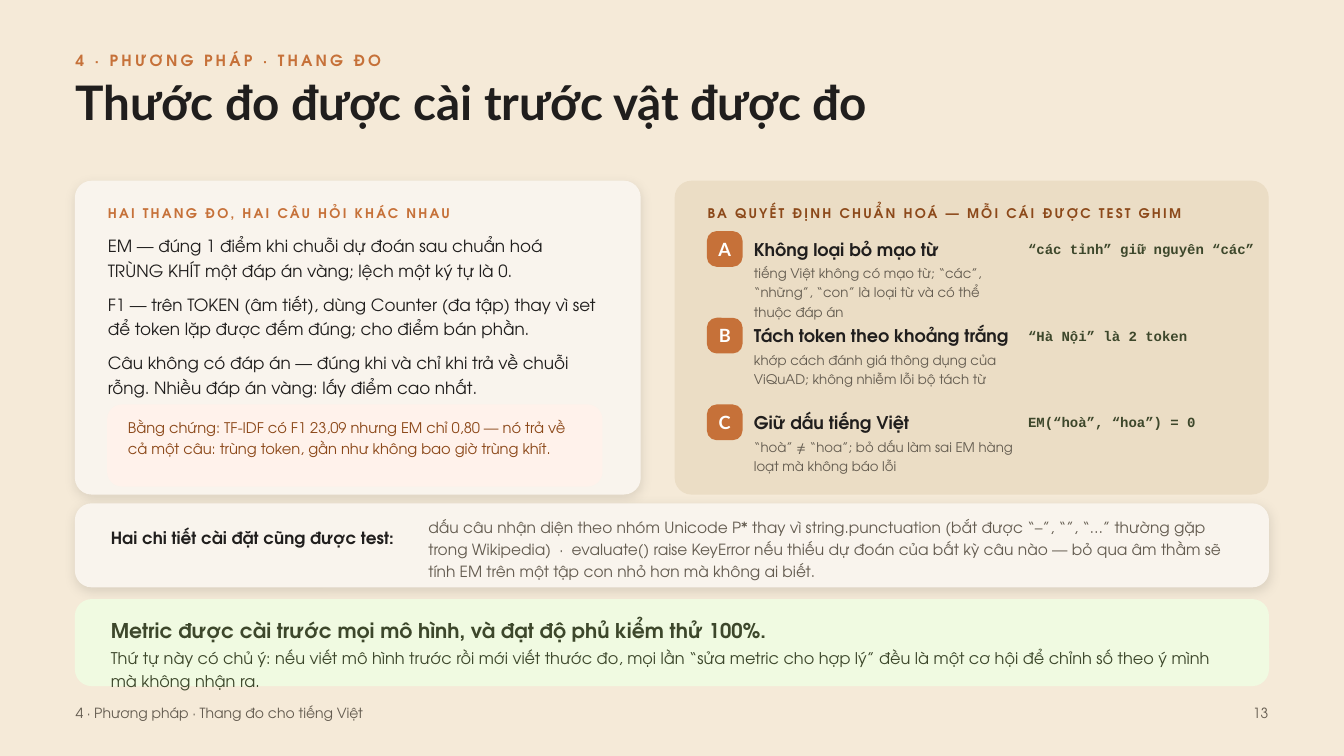
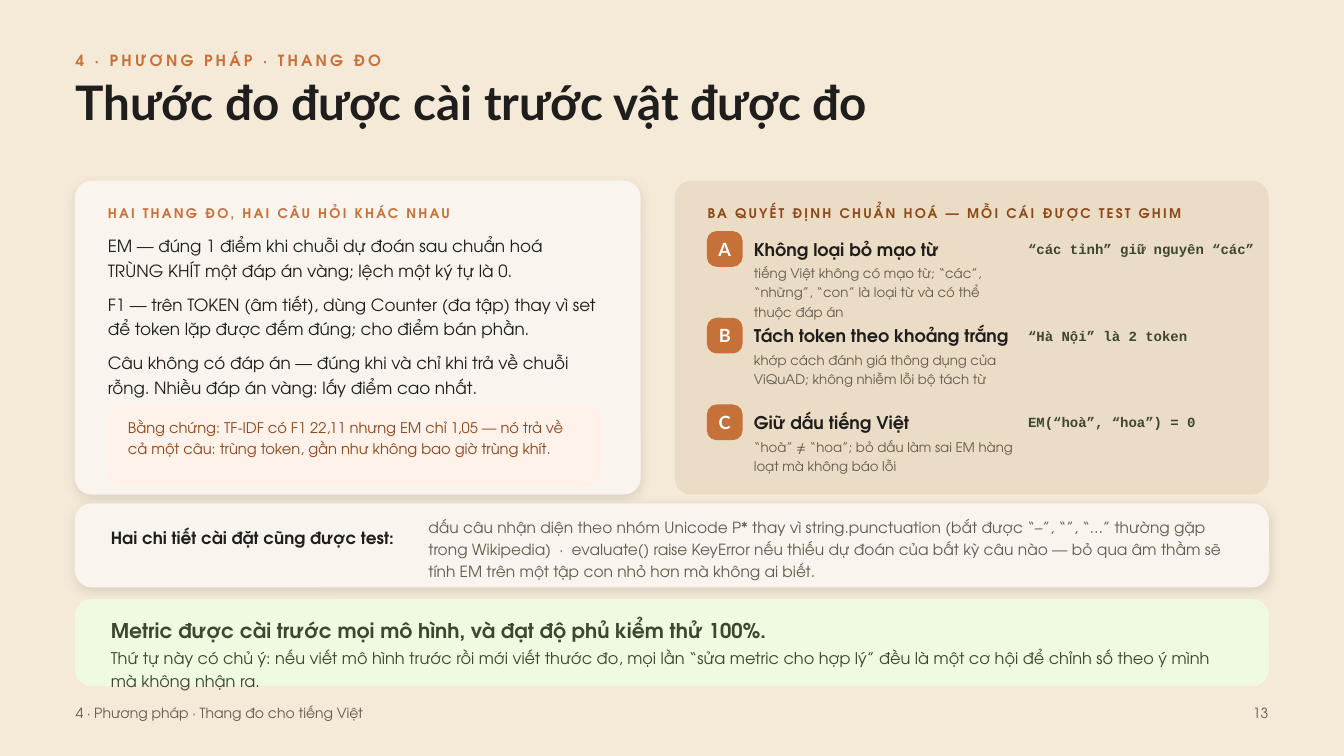
Before and after one commit to minhdang900/uit-vietnamese-mrc, a slide deck: slide 13 of slides/CS116_T11_Slide_BaoCao.pptx. Drawn at 1344x756 pixels with LibreOffice and Linux fonts; fonts in the diff are those of the drawing. Boxes give left, top, right and bottom in pixels: in the first picture for what was removed or moved away, otherwise in the second. Text is boxed around its words. In the diff, an @@ line names an element or a change of style, - is before the commit and + after.

```diff
--- a/slides/CS116_T11_Slide_BaoCao.pptx
+++ b/slides/CS116_T11_Slide_BaoCao.pptx
@@ text at [128, 419, 563, 457]: text changed @@
-Bằng chứng: TF-IDF có F1 23,09 nhưng EM chỉ 0,80 — nó trả về cả một câu: trùng token, gần như không bao giờ trùng khít.
+Bằng chứng: TF-IDF có F1 22,11 nhưng EM chỉ 1,05 — nó trả về cả một câu: trùng token, gần như không bao giờ trùng khít.
```
Also in this commit, not shown: 8 other slides changed, 1 slide added.
